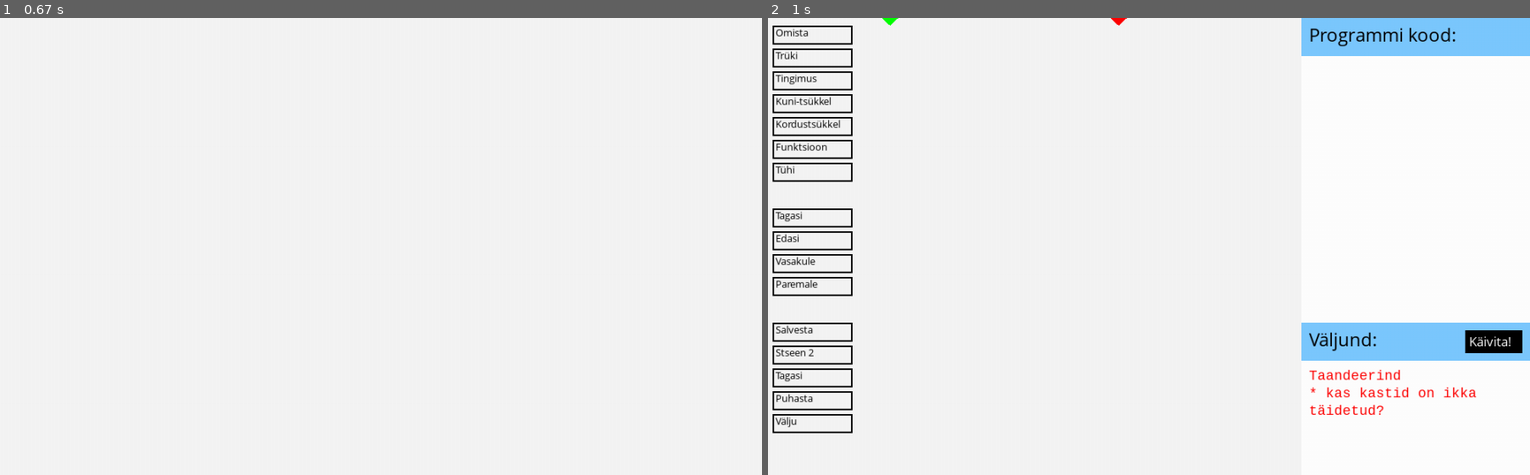
Above: before the commit, frames 1-2 (left to right).
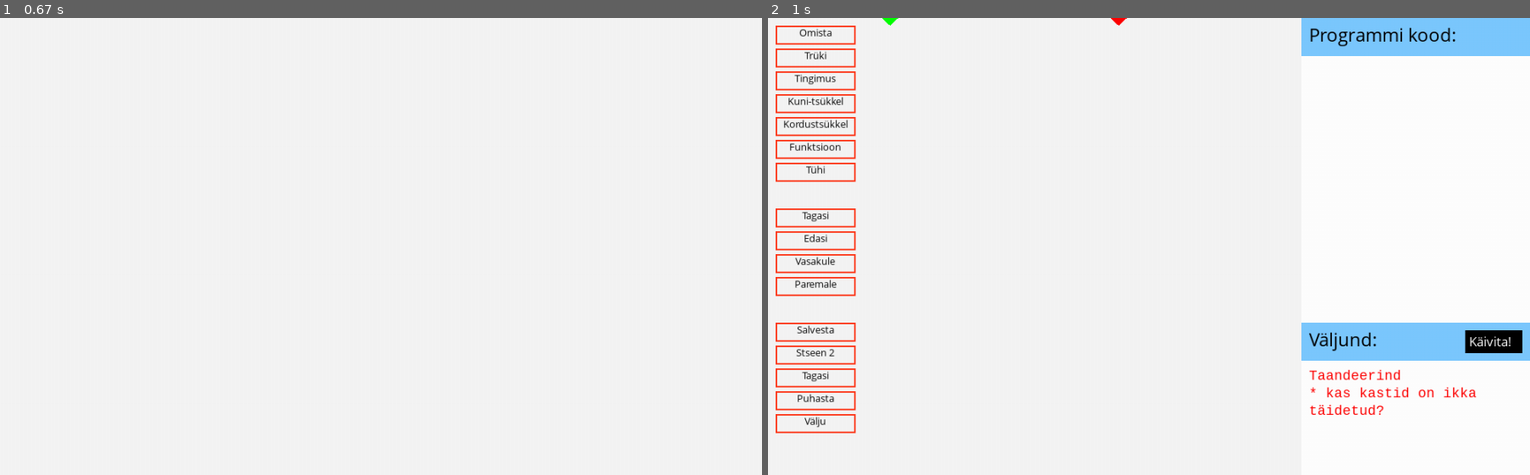
Above: after the commit, the same moments.

Repository: taivop/Monty
Game: pygame game, started from src/main.py
Same seed, same stepped clock (60 frames per second), same inputs: the game is played once before the commit and once after it.
Inputs:
- Up to frame 1 (0.67 s): tap Enter at 0.33 s
- Up to frame 2 (1 s): click "Stseen 1" at 0.8 s

Frame 1 is identical in both runs. In frame 2, 3.4% of the frame differs, in the area x 0-12%, y 1-91%.

Commit message:
Centered texts, fixed a bug.

Diff:
--- a/src/gui/blocks.py
+++ b/src/gui/blocks.py
@@ -1,5 +1,4 @@
 import pygame
-from random import randint # for testing purposes, random color of 3 on every block
 
 import os
 from gui.eztext import Textbox
--- a/src/gui/buttons.py
+++ b/src/gui/buttons.py
@@ -4,11 +4,11 @@
 __author__ = 'Anti'
 
 class Button(pygame.sprite.Sprite):
-    def __init__(self, string, x, y, width= 105, height=25): # initialze the properties of the object
+    def __init__(self, string, x, y, width= 105, height=25,border=(255,55,25)): # initialze the properties of the object
         pygame.sprite.Sprite.__init__(self)
         self.font = pygame.font.Font("OpenSans-Regular.ttf", 14)
-        self.color = (0,0,0)
-        self.borderColor = (0,0,0)
+        self.color = (10,10,10)
+        self.borderColor = border
         self.text = self.font.render(string, 1, self.color)
         self.rect = self.text.get_rect()
         self.rect.width = width
@@ -16,13 +16,13 @@
         self.width = self.rect.width
         self.height = self.rect.height
         self.pos = (x,y)
-        self.rect.x = self.pos[0]-4
+        self.rect.x = self.pos[0]
         self.rect.y = self.pos[1]
         self.block_delta_x = 150
 
     def Render(self, screen):
-        screen.blit(self.text, (self.pos[0], self.pos[1]))
         pygame.draw.rect(screen, self.borderColor, self.rect, 2)
+        screen.blit(self.text, (self.pos[0]+((self.width-self.text.get_width())/2), self.pos[1]))
 
 class BlockButton(Button):
     def __init__(self, string, x, y): # initialze the properties of the object
